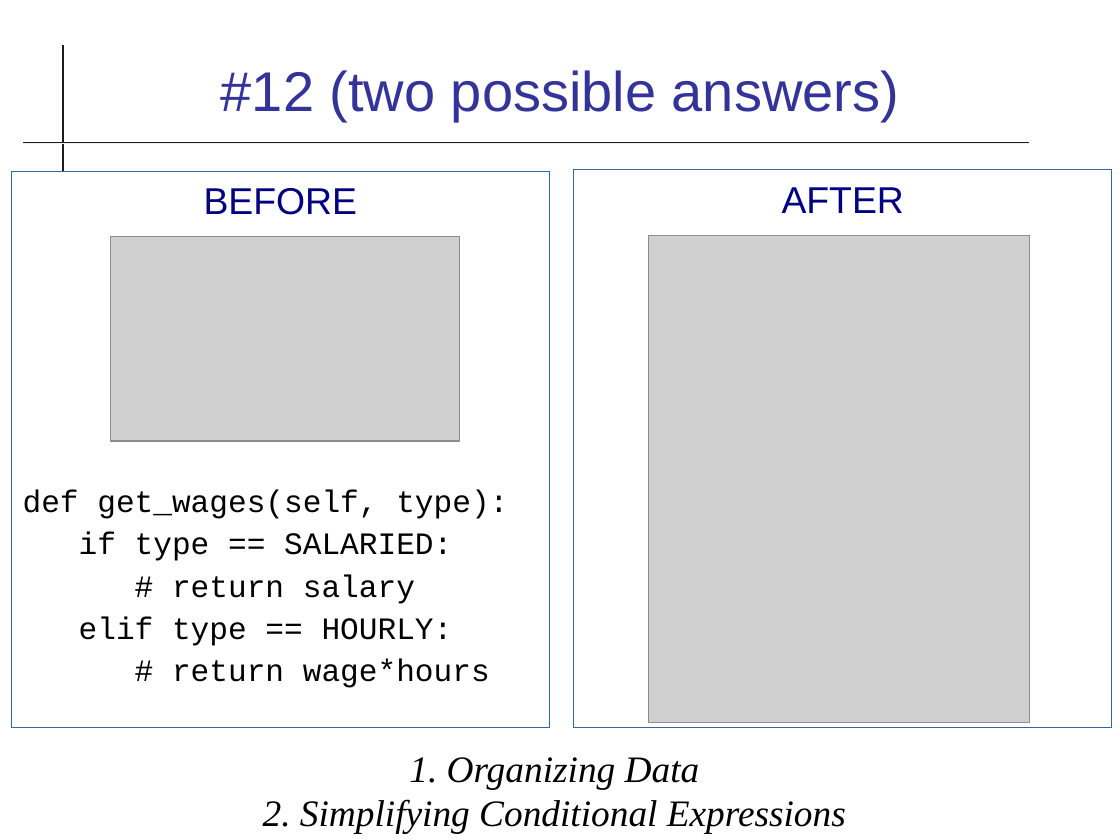
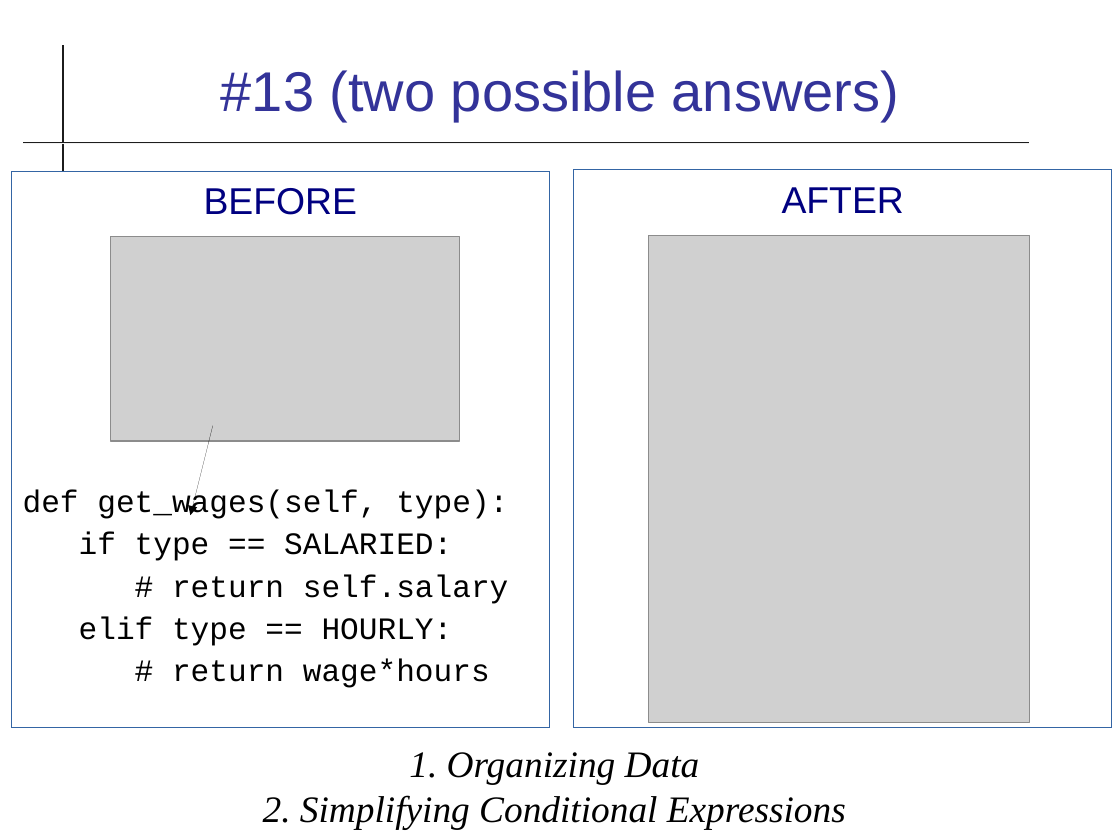
Before and after one commit to cpske/ISP, a slide deck: slide 15 of refactoring/Refactoring-Review.odp (slide 14 before the commit). Drawn at 1120x840 pixels with LibreOffice and Linux fonts; fonts in the diff are those of the drawing; grey boxes stand for pictures. Boxes give left, top, right and bottom in pixels: in the first picture for what was removed or moved away, otherwise in the second. Text is boxed around its words. In the diff, an @@ line names an element or a change of style, - is before the commit and + after.

```diff
--- a/refactoring/Refactoring-Review.odp
+++ b/refactoring/Refactoring-Review.odp
@@ title at bbox=[221, 70, 899, 120]: text changed @@
-#12 (two possible answers)
+#13 (two possible answers)
@@ arrow added from (213, 426) to (190, 515), #000000 0 pt @@
@@ text at bbox=[172, 574, 509, 604]: text changed @@
-# return salary
+# return self.salary
@@ text "1. Organizing Data": place and size @@
-text "1. Organizing Data" at bbox=[263, 757, 846, 834]
+text "1. Organizing Data" at bbox=[263, 752, 846, 829]
```
Also in this commit, not shown: 15 other slides changed, 3 slides added, 1 slide removed, 6 other files.
